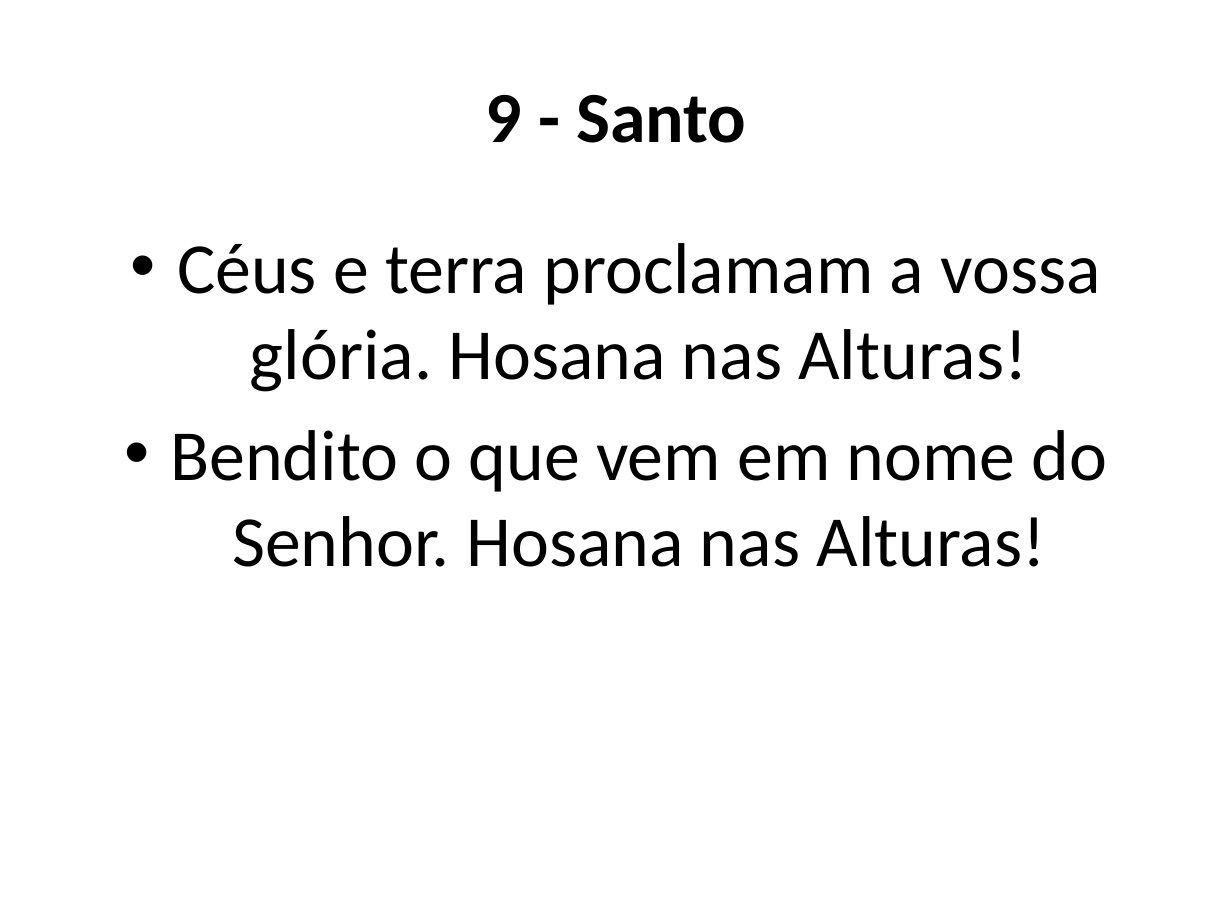
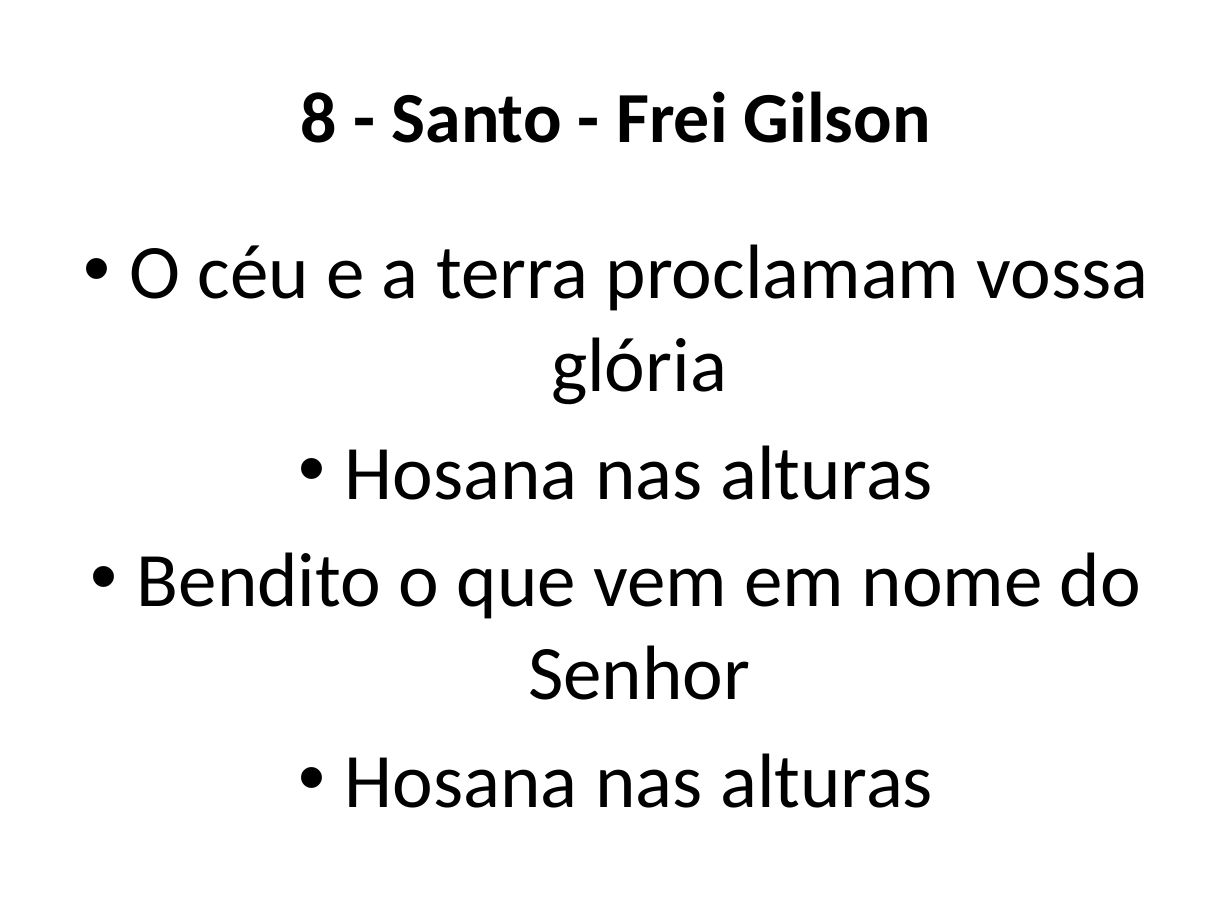
Before and after one commit to Natanielsr/slides-generator, a slide deck: slide 38 of slides.pptx (slide 34 before the commit). Drawn at 1232x924 pixels with LibreOffice and Linux fonts; fonts in the diff are those of the drawing. Boxes give left, top, right and bottom in pixels: in the first picture for what was removed or moved away, otherwise in the second. Text is boxed around its words. In the diff, an @@ line names an element or a change of style, - is before the commit and + after.

```diff
--- a/slides.pptx
+++ b/slides.pptx
@@ title at (301,91,931,143): text changed @@
-9 - Santo
+8 - Santo - Frei Gilson
@@ text at (129,244,1149,808): text changed; size 42 to 45 pt @@
-• Céus e terra proclamam a vossa glória. Hosana nas Alturas!
-• Bendito o que vem em nome do Senhor. Hosana nas Alturas!
+• O céu e a terra proclamam vossa glória
+• Hosana nas alturas
+• Bendito o que vem em nome do Senhor
+• Hosana nas alturas
```
Also in this commit, not shown: 17 other slides changed, 36 slides added, 25 slides removed, 33 other files.
